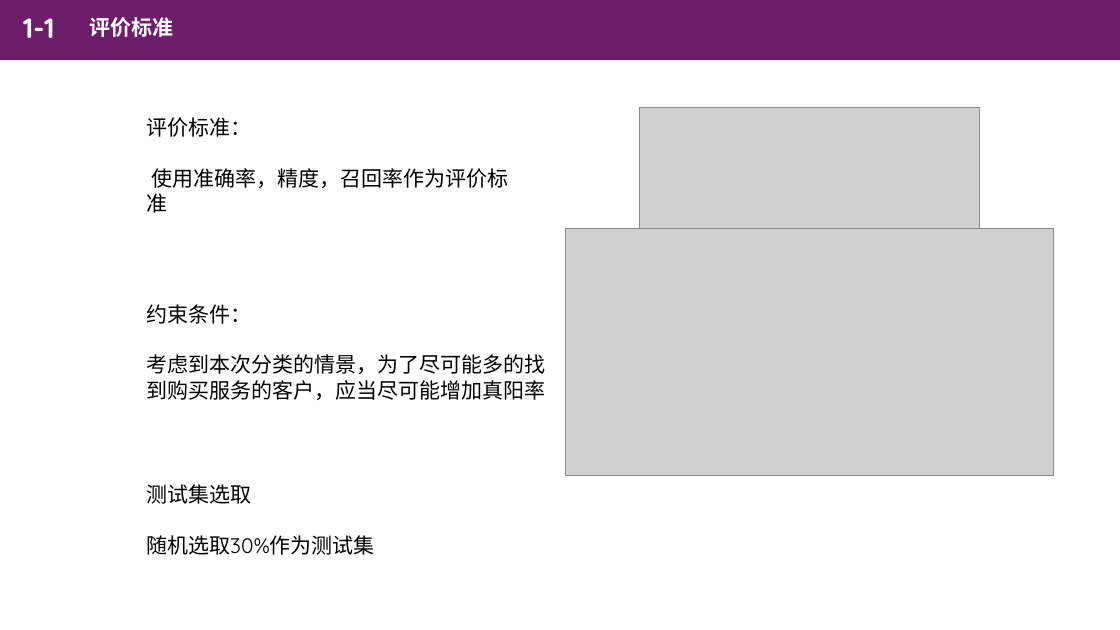
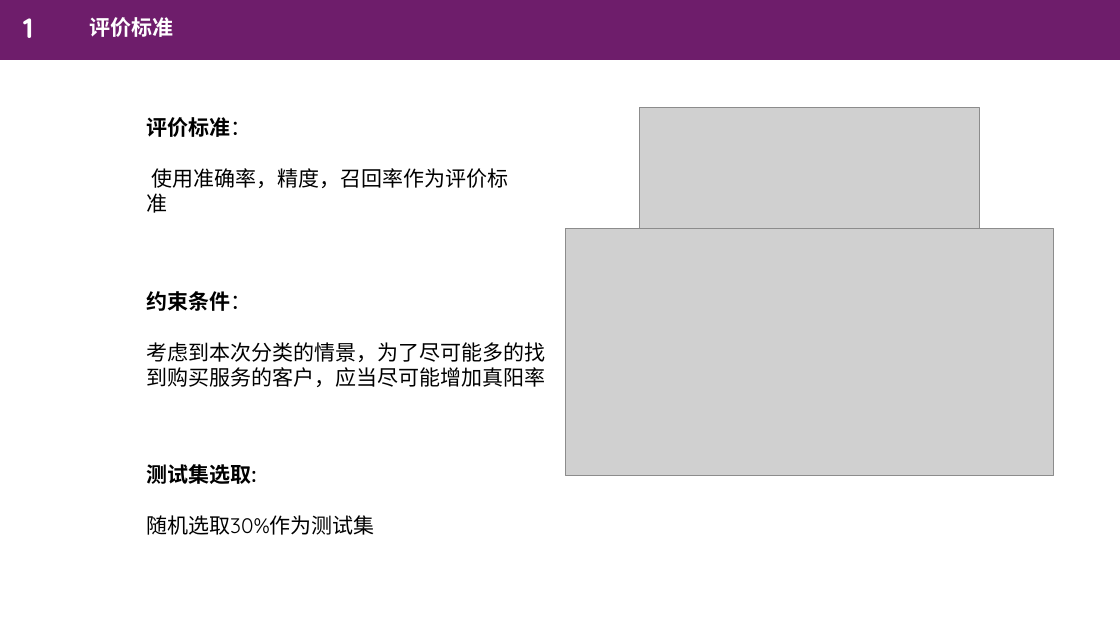
Before and after one commit to cuiods/DataRepository, a slide deck: slide 3 of Homework2/数据仓库报告.pptx (slide 2 before the commit). Drawn at 1120x630 pixels with LibreOffice and Linux fonts; fonts in the diff are those of the drawing; grey boxes stand for pictures. Boxes give left, top, right and bottom in pixels: in the first picture for what was removed or moved away, otherwise in the second. Text is boxed around its words. In the diff, an @@ line names an element or a change of style, - is before the commit and + after.

```diff
--- a/Homework2/数据仓库报告.pptx
+++ b/Homework2/数据仓库报告.pptx
@@ text at box(23, 18, 33, 38): text changed @@
-1-1
+1
@@ text at box(146, 117, 251, 137): bold on in "评价标准：" @@
@@ text "约束条件：": place and size @@
-text "约束条件：" at box(146, 304, 545, 400)
+text "约束条件：" at box(146, 291, 545, 387)
@@ text at box(146, 291, 251, 311): bold on in "约束条件：" @@
@@ text "测试集选取:": place and size @@
-text "测试集选取:" at box(146, 484, 375, 555)
+text "测试集选取:" at box(146, 464, 375, 535)
@@ text at box(146, 464, 257, 484): text changed; bold on @@
-测试集选取
+测试集选取:
```
Also in this commit, not shown: 6 other slides changed, 2 slides added, 1 other file.
